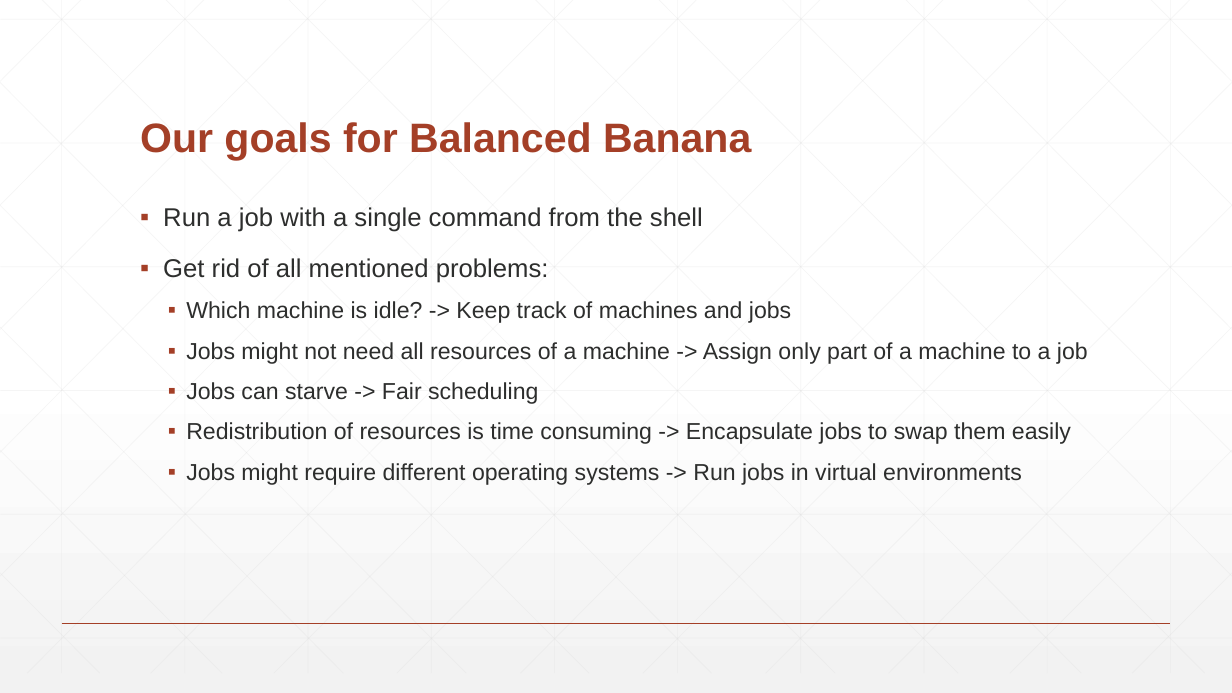
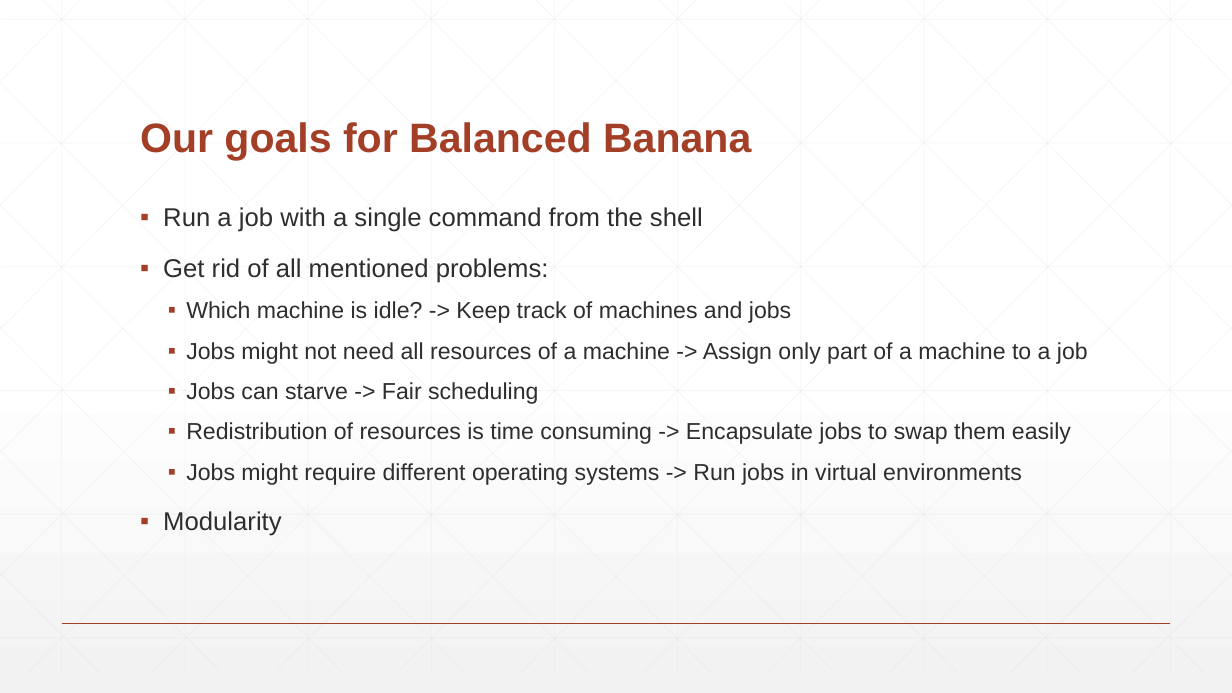
Before and after one commit to balancedbanana/Dokumentation, a slide deck: slide 6 of Abschluss/Presentation/Balanced Banana.pptm (slide 5 before the commit). Drawn at 1232x693 pixels with LibreOffice and Linux fonts; fonts in the diff are those of the drawing. Boxes give left, top, right and bottom in pixels: in the first picture for what was removed or moved away, otherwise in the second. Text is boxed around its words. In the diff, an @@ line names an element or a change of style, - is before the commit and + after.

```diff
--- a/Abschluss/Presentation/Balanced Banana.pptm
+++ b/Abschluss/Presentation/Balanced Banana.pptm
@@ text at <box>163,511,281,536</box>: paragraph added @@
+▪ Modularity
```
Also in this commit, not shown: 3 other slides changed, 3 slides added, 2 slides removed.
